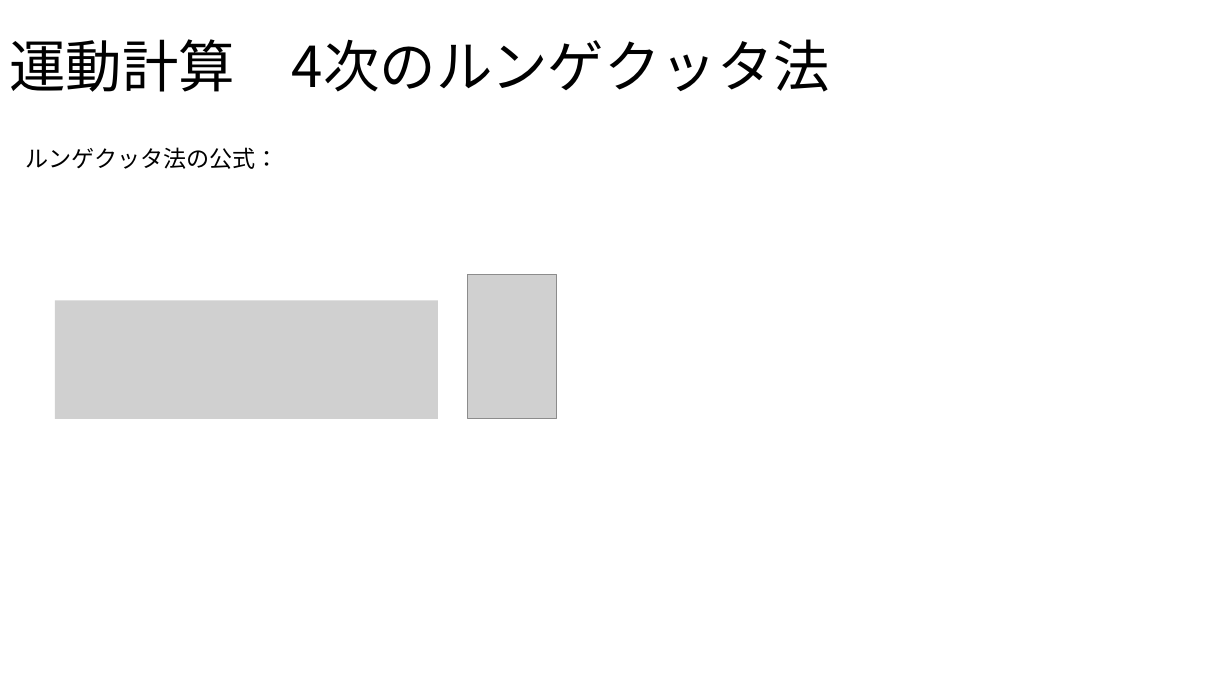
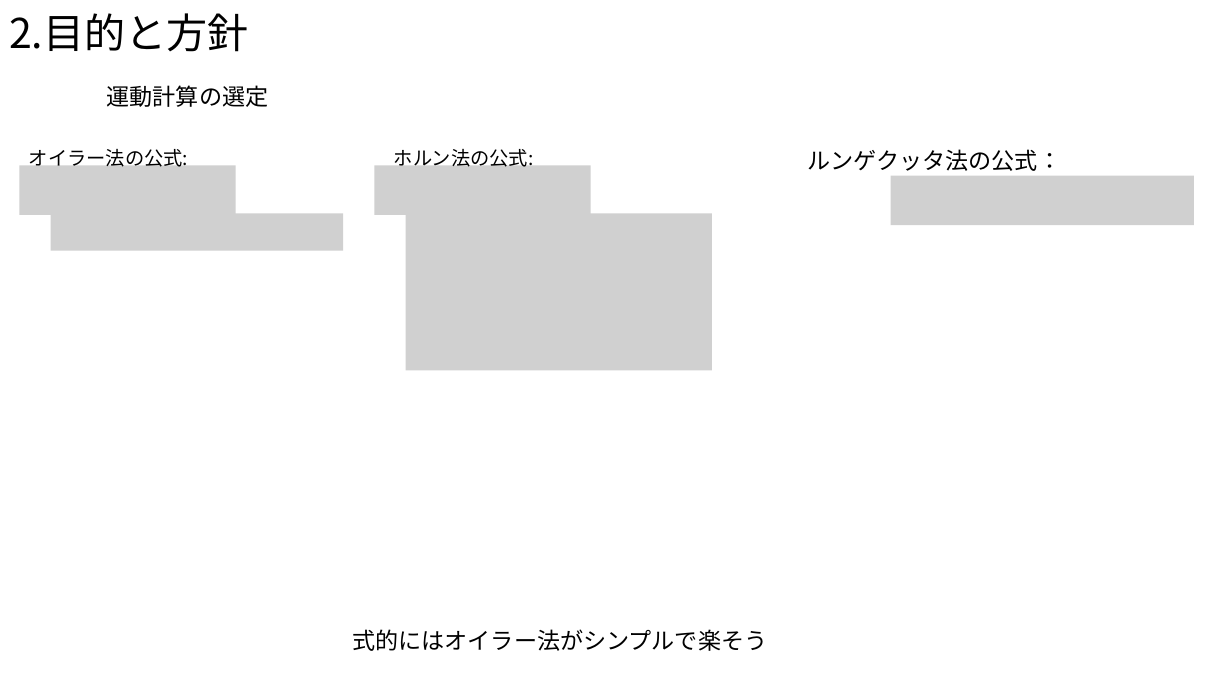
Before and after one commit to Takeuchi-yuya/Ksimulation, a slide deck: slide 7 of docs/中間発表.pptx (slide 8 before the commit). Drawn at 1232x693 pixels with LibreOffice and Linux fonts; fonts in the diff are those of the drawing; grey boxes stand for pictures. Boxes give left, top, right and bottom in pixels: in the first picture for what was removed or moved away, otherwise in the second. Text is boxed around its words. In the diff, an @@ line names an element or a change of style, - is before the commit and + after.

```diff
--- a/docs/中間発表.pptx
+++ b/docs/中間発表.pptx
@@ text added at (x1=9, y1=13, x2=249, y2=52), 32 pt, text #000000 @@
+2.目的と方針
@@ title at (x1=107, y1=85, x2=269, y2=107): text changed; size 44 to 18 pt @@
-運動計算 4次のルンゲクッタ法
+運動計算の選定
@@ text added at (x1=29, y1=149, x2=188, y2=172), 15 pt, text #000000 @@
+オイラー法の公式:
@@ text added at (x1=394, y1=149, x2=534, y2=172), 15 pt, text #000000 @@
+ホルン法の公式:
@@ text "ルンゲクッタ法の公式：" moved from (x1=25, y1=147, x2=279, y2=169) to (x1=807, y1=149, x2=1061, y2=171) @@
@@ picture added at (x1=19, y1=165, x2=236, y2=215) @@
@@ picture added at (x1=374, y1=165, x2=591, y2=215) @@
@@ picture added at (x1=891, y1=176, x2=1194, y2=226) @@
@@ picture added at (x1=51, y1=213, x2=344, y2=250) @@
@@ picture added at (x1=406, y1=213, x2=713, y2=371) @@
@@ picture removed at (x1=468, y1=274, x2=557, y2=419) @@
@@ picture removed at (x1=55, y1=300, x2=437, y2=419) @@
@@ text added at (x1=352, y1=629, x2=767, y2=651), 18 pt, text #000000 @@
+式的にはオイラー法がシンプルで楽そう
```
Also in this commit, not shown: 5 other slides changed, 5 slides added, 5 slides removed.
